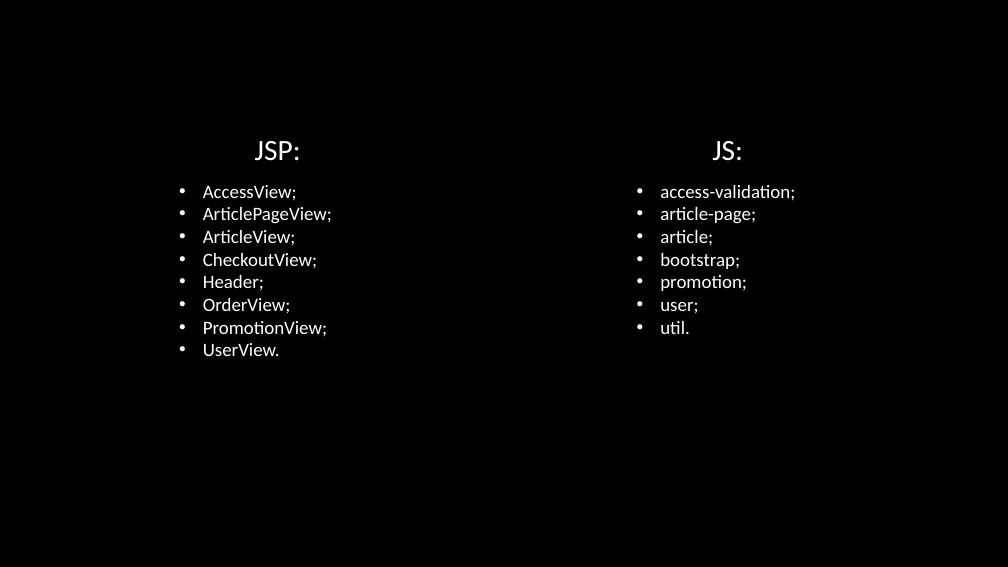
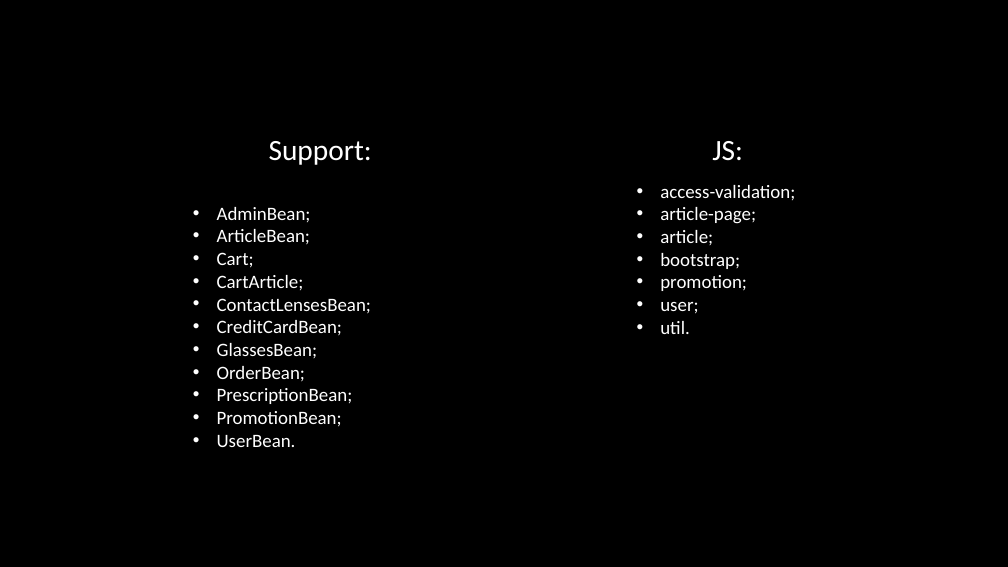
Before and after one commit to DrRek/ProgettoPW, a slide deck: slide 17 of Presentazione/Presentazione Progetto.pptx. Drawn at 1008x567 pixels with LibreOffice and Linux fonts; fonts in the diff are those of the drawing. Boxes give left, top, right and bottom in pixels: in the first picture for what was removed or moved away, otherwise in the second. Text is boxed around its words. In the diff, an @@ line names an element or a change of style, - is before the commit and + after.

Commit message:
Leggere la descrizione
Ho scritto qualcosa nella sezione suddivisione lavoro.
Nella sezione architettura software ho messo nella prima pagina i model
i control ed i view e nella seconda pagina ho messo le classi di support
e gli script che sono secondari.
@abbettino se riesci aggiungi tutto quello che vuoi dire sulla grafica e
sul layout

```diff
--- a/Presentazione/Presentazione Progetto.pptx
+++ b/Presentazione/Presentazione Progetto.pptx
@@ text removed at box(203, 141, 332, 356) @@
-JSP:
-• AccessView;
-• ArticlePageView;
-• ArticleView;
-• CheckoutView;
-• Header;
-• OrderView;
-• PromotionView;
-• UserView.
@@ text added at box(217, 141, 372, 447), 18 pt, text #FFFFFF @@
+Support:
+• AdminBean;
+• ArticleBean;
+• Cart;
+• CartArticle;
+• ContactLensesBean;
+• CreditCardBean;
+• GlassesBean;
+• OrderBean;
+• PrescriptionBean;
+• PromotionBean;
+• UserBean.
```
Also in this commit, not shown: 2 other slides changed.
